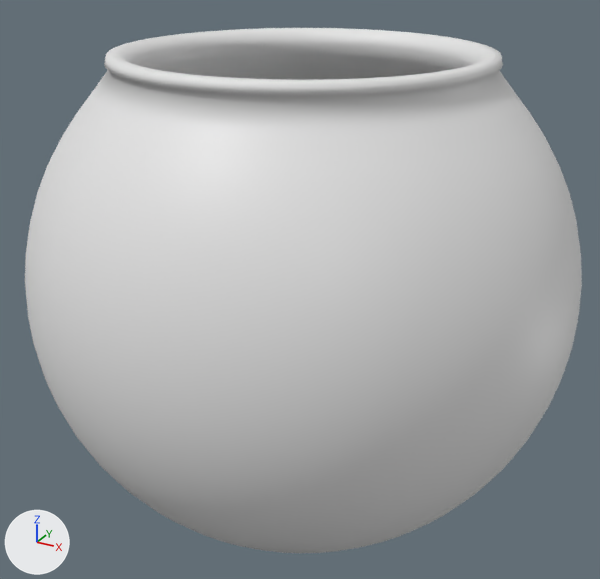
Renders of the FBX model Assets/Meshes/Fishbowl.fbx from each side of a commit.
One viewpoint serves both versions: a 50 mm lens placed at (1.023, -1.878, 1.582), pointed at (-0.006, -0.006, 0.646). Arrows for +X, +Y and +Z are at lower left; the lights stay in place. Where no turn or scale is listed for an object, it has been applied to the vertices.

Names of what the first picture shows: 'Fishbowl'.
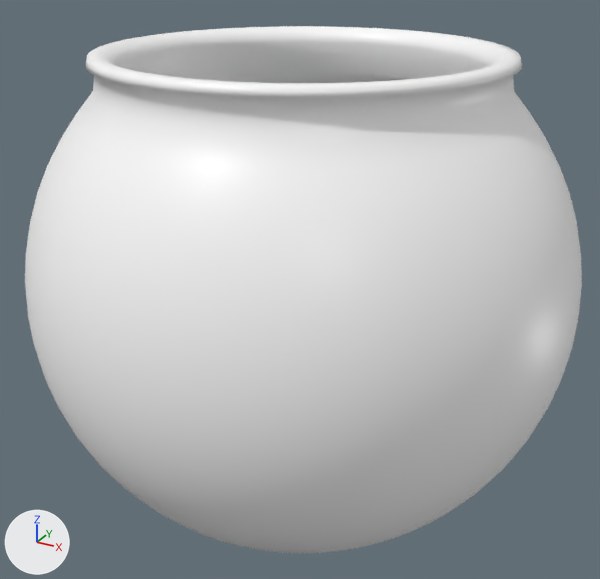
Where the change shows, as pixel boxes [x1, y1, x2, y2] in the pictures (600 x 579 px; the box of a moved part takes in the faces that stretch with it):
'Fishbowl', recoloured, surface changed, reshaped
    before: [25, 28, 582, 553]
    after: [25, 26, 582, 553]
part 1 of me_sphere_002, moved or reshaped
    before: [93, 28, 514, 132]
    after: [86, 26, 522, 132]

The change, as a diff of the scene's bpy script:
```diff
--- a/Assets/Meshes/Fishbowl.fbx.py
+++ b/Assets/Meshes/Fishbowl.fbx.py
@@ mat_material @@
 mat_material = principled_material('Material')
-mat_material.base_color = (0.8, 0.8, 0.8)  # white #e7e7e7
+mat_material.base_color = (1.0, 1.0, 1.0)  # white #ffffff
+mat_material.roughness = 0.4
@@ me_sphere_002 @@
 me_sphere_002.from_pydata(...)  # 3522 vertices, 3584 faces; spans x -0.735..0.735, y -0.735..0.735, z 0.006..1.299
 # used by ob_fishbowl; location = (0.0, 0.0, 0.0)
+# me_sphere_002 part 1: all 448 vertices in x -0.486..0.486, y -0.486..0.486, z 1.221..1.299 are scaled about their middle by (1.09, 1.09, 1)
 me_sphere_002.materials.append(mat_material)
```
